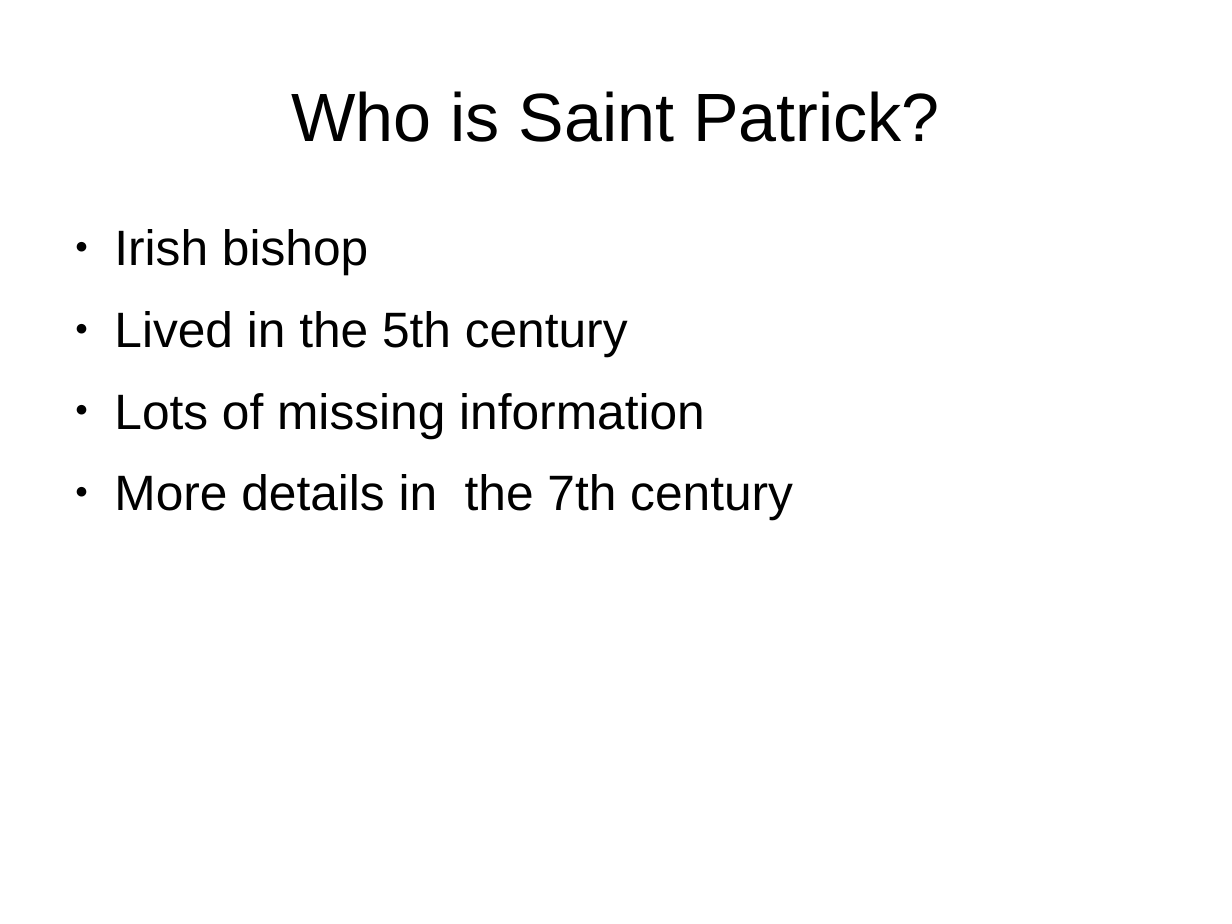
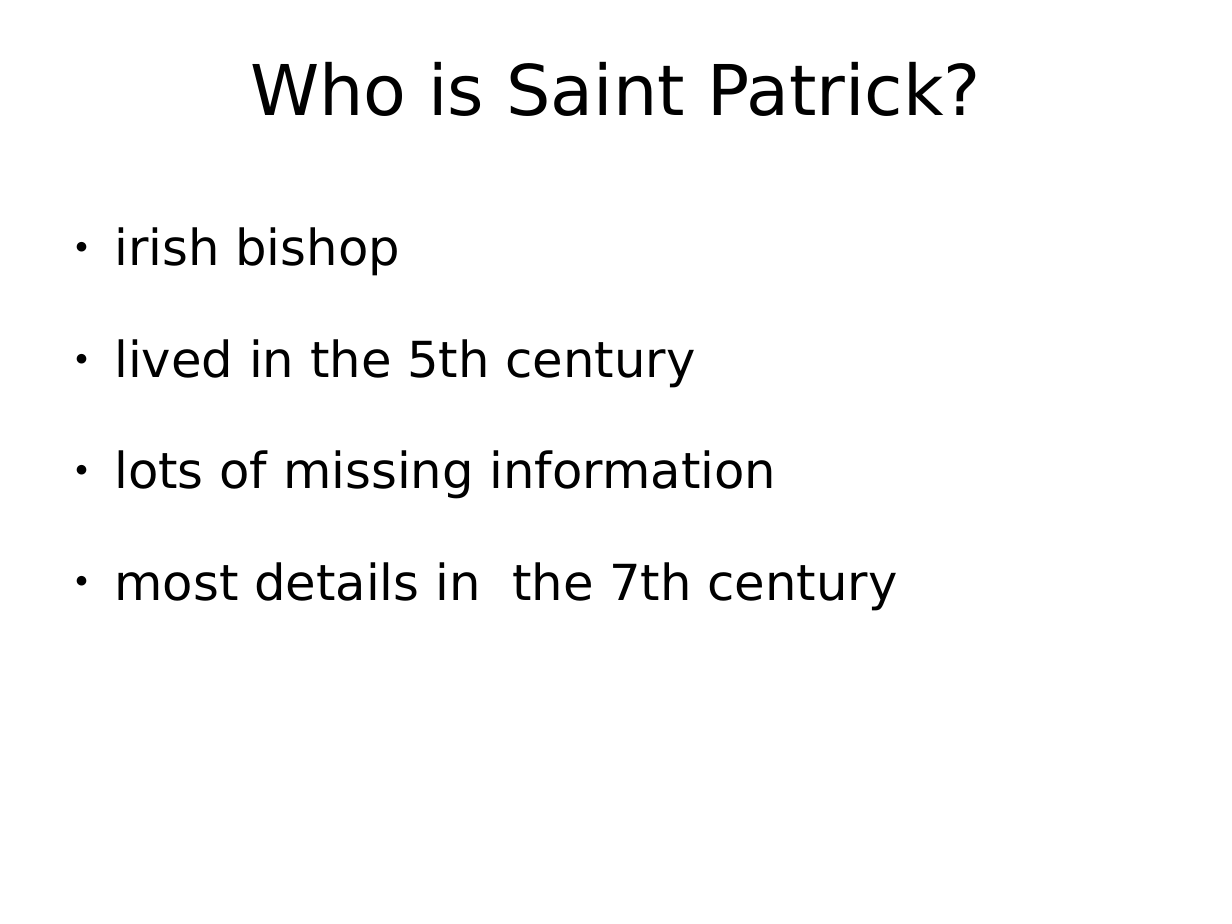
Before and after one commit to PraeluceantBoreus/eref, a slide deck: slide 4 of referat.odp. Drawn at 1232x924 pixels with LibreOffice and Linux fonts; fonts in the diff are those of the drawing; background and template pictures are left out. Boxes give left, top, right and bottom in pixels: in the first picture for what was removed or moved away, otherwise in the second. Text is boxed around its words. In the diff, an @@ line names an element or a change of style, - is before the commit and + after.

```diff
--- a/referat.odp
+++ b/referat.odp
@@ title "Who is Saint Patrick?" at (250,61,981,116): size 44 to 45.1 pt, font Arial to DejaVu Sans @@
@@ text at (114,227,898,611): text changed; font Arial to DejaVu Sans @@
-● Irish bishop
-● Lived in the 5th century
-● Lots of missing information
-● More details in the 7th century
+● irish bishop
+● lived in the 5th century
+● lots of missing information
+● most details in the 7th century
```
Also in this commit, not shown: 7 other slides changed, 1 slide added, 1 other file.
